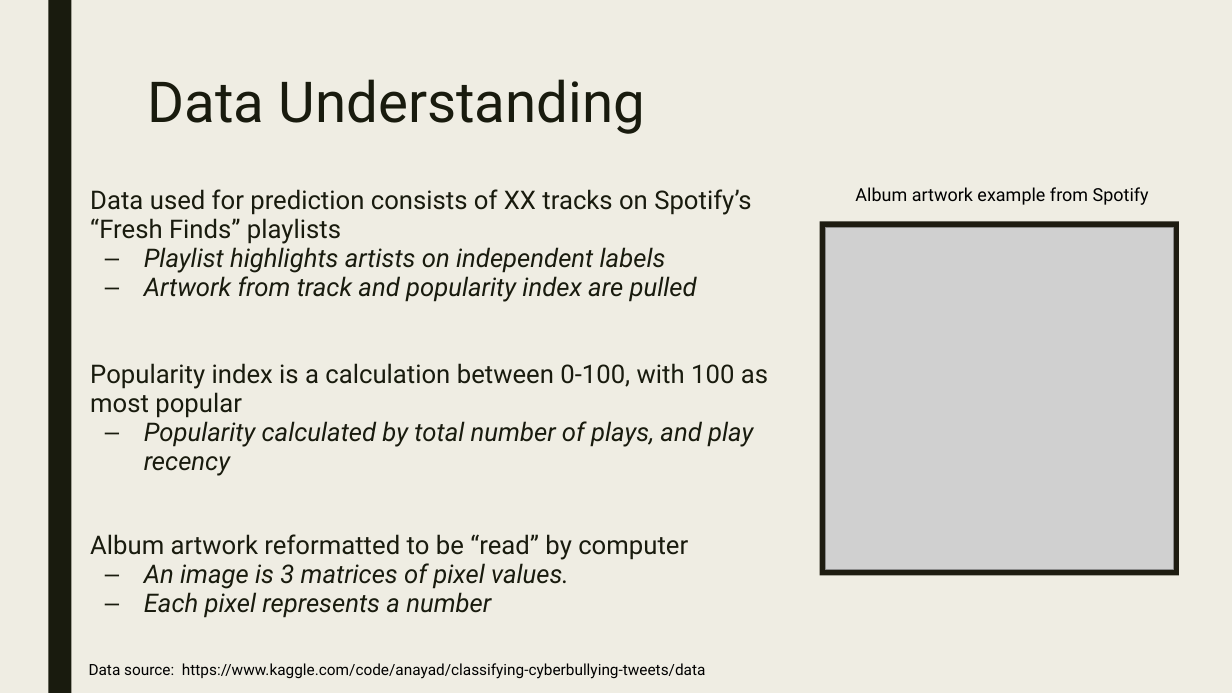
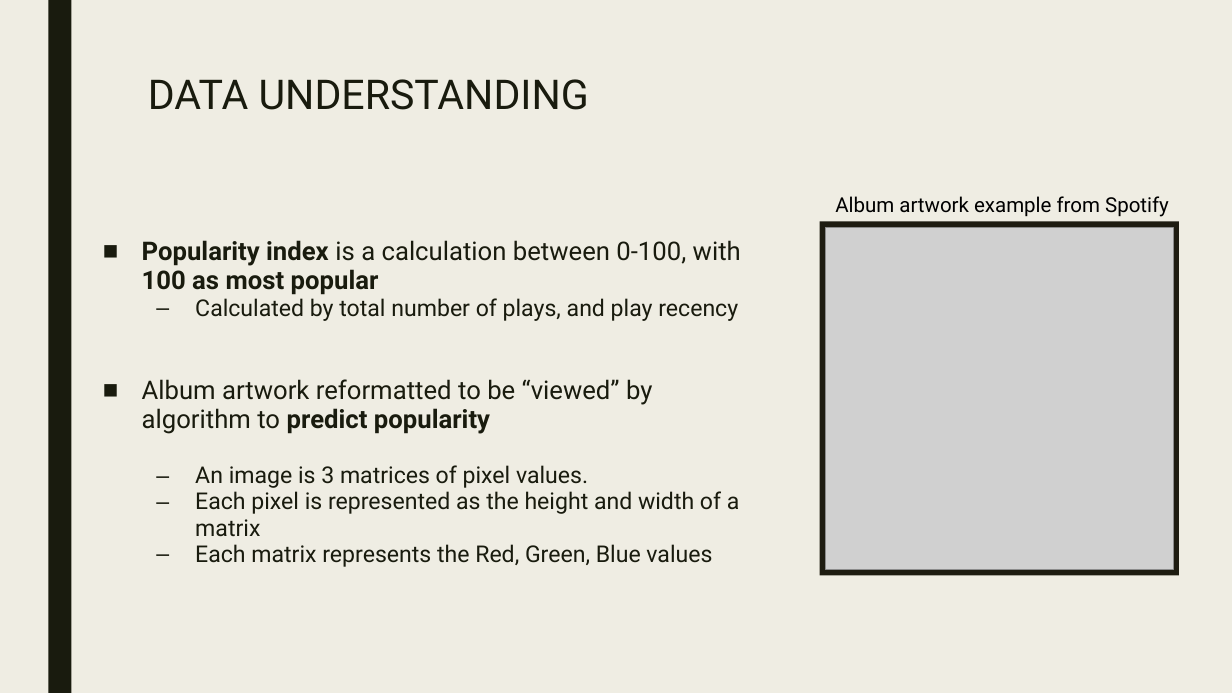
Before and after one commit to sabinabains/dsc-capstone, a slide deck: slide 5 of predicting_song_popularity_by_album_artwork.pptx. Drawn at 1232x693 pixels with LibreOffice and Linux fonts; fonts in the diff are those of the drawing; grey boxes stand for pictures. Boxes give left, top, right and bottom in pixels: in the first picture for what was removed or moved away, otherwise in the second. Text is boxed around its words. In the diff, an @@ line names an element or a change of style, - is before the commit and + after.

Commit message:
updates to ppt

```diff
--- a/predicting_song_popularity_by_album_artwork.pptx
+++ b/predicting_song_popularity_by_album_artwork.pptx
@@ title at [148, 79, 589, 110]: text changed; size 44 to 32 pt @@
-Data Understanding
+DATA UNDERSTANDING
@@ text at [90, 189, 751, 302]: paragraphs removed @@
-■ Data used for prediction consists of XX tracks on Spotify’s “Fresh Finds” playlists
-  – Playlist highlights artists on independent labels
-  – Artwork from track and popularity index are pulled
@@ text "Popularity index is a calculation ...": place and size @@
-text "Popularity index is a calculation ..." at [90, 189, 768, 589]
+text "Popularity index is a calculation ..." at [142, 240, 741, 567]
@@ text "Album artwork example from Spotify": place and size @@
-text "Album artwork example from Spotify" at [855, 187, 1149, 205]
+text "Album artwork example from Spotify" at [835, 196, 1169, 217]
@@ text "Album artwork example from Spotify" at [835, 196, 1169, 217]: size 14 to 16 pt @@
@@ text at [142, 240, 741, 488]: bold on in "Popularity index 100 as most popular"; size 20 to 18 pt, italic off in "An image is 3 matrices of pixel ..." @@
@@ text at [142, 298, 738, 434]: text changed; italic off @@
-  – Popularity calculated by total number of plays, and play recency
-■ Album artwork reformatted to be “read” by computer
+  – Calculated by total number of plays, and play recency
+■ Album artwork reformatted to be “viewed” by algorithm to predict popularity
@@ text at [195, 491, 740, 567]: text changed; size 20 to 18 pt; italic off @@
-  – Each pixel represents a number
+  – Each pixel is represented as the height and width of a matrix
+  – Each matrix represents the Red, Green, Blue values
@@ text removed at [89, 663, 705, 679] @@
-Data source: https://www.kaggle.com/code/anayad/classifying-cyberbullying-tweets/data
```
Also in this commit, not shown: 6 other slides changed, 1 other file.
